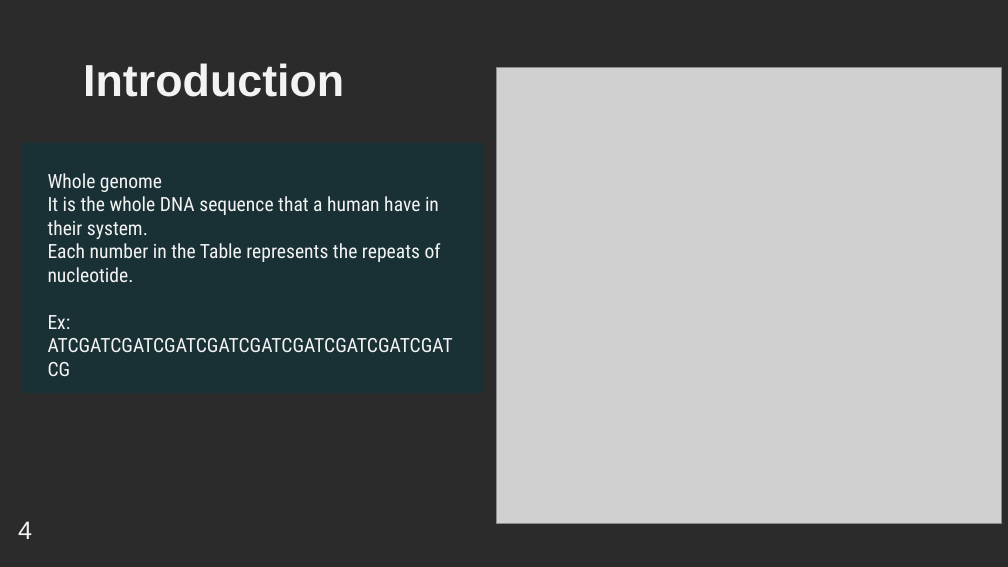
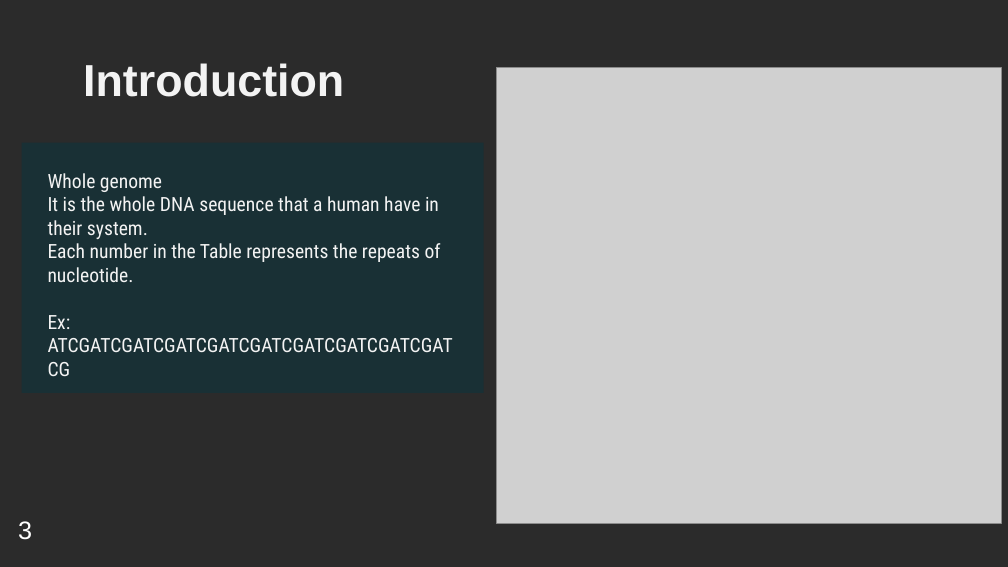
Before and after one commit to YoussifAssem/Genatac, a slide deck: slide 5 of E-Genetics/presentations/SRS (2).pptx. Drawn at 1008x567 pixels with LibreOffice and Linux fonts; fonts in the diff are those of the drawing; grey boxes stand for pictures; background and template pictures are left out; a plain dark background stands for a picture behind light text. Boxes give left, top, right and bottom in pixels: in the first picture for what was removed or moved away, otherwise in the second. Text is boxed around its words. In the diff, an @@ line names an element or a change of style, - is before the commit and + after.

```diff
--- a/E-Genetics/presentations/SRS (2).pptx
+++ b/E-Genetics/presentations/SRS (2).pptx
@@ text at <box>18,521,32,540</box>: text changed; text colour #F3F3F3 to #FFFFFF @@
-4
+3
```
Also in this commit, not shown: 15 other slides changed.
